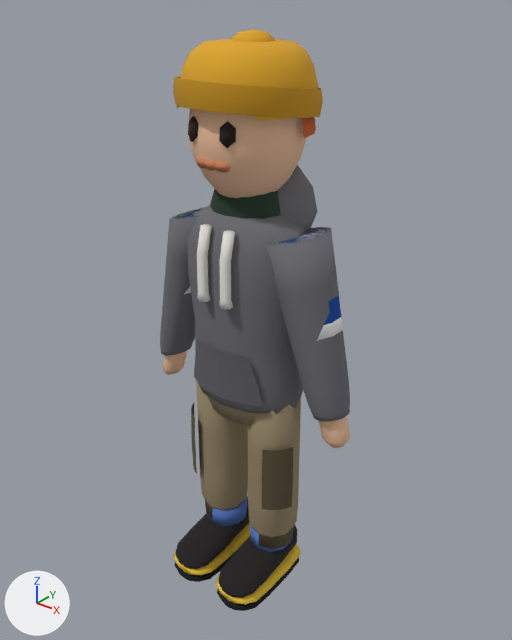
The glTF model public/game/pogicity/Characters/avatar-builder/base.glb, before and after one commit.
Both versions are drawn from a camera (50 mm lens) standing at (0.646, -0.786, 0.984) and looking at (0.004, 0.017, 0.486). Arrows for +X, +Y and +Z are at lower left; the lights stay in place. The picture after the commit comes second.

The scene before the commit, as lines of its bpy script (objects in view):
```python
me_beanie = bpy.data.meshes.new('beanie')
me_beanie.from_pydata(...)  # 160 vertices, 264 faces; spans x -0.103..0.103, y -0.1..0.112, z 0.803..0.919
# faces by material slot: [200, 64]
me_beanie.materials.append(mat_beanie)  # orange #dca528
me_beanie.materials.append(mat_beanie_cuff)  # orange #c8941f
me_body = bpy.data.meshes.new('body')
me_body.from_pydata(...)  # 406 vertices, 792 faces; spans x -0.198..0.198, y -0.084..0.092, z 0.328..0.884
me_body.materials.append(mat_skin)  # beige #f0c3a0
me_sweater = bpy.data.meshes.new('sweater')
me_sweater.from_pydata(...)  # 252 vertices, 492 faces; spans x -0.19..0.19, y -0.066..0.066, z 0.376..0.714
# faces by material slot: [296, 196]
me_sweater.materials.append(mat_sweater)  # dark green #3c5a46
me_sweater.materials.append(mat_sweater_rib)  # dark green #253a2c
ob_beanie = bpy.data.objects.new('beanie', me_beanie)
ob_beanie.location = (0.0, 0.0, 0.0)
ob_body = bpy.data.objects.new('body', me_body)
ob_body.location = (0.0, 0.0, 0.0)
ob_sweater = bpy.data.objects.new('sweater', me_sweater)
ob_sweater.location = (0.0, 0.0, 0.0)
# also in view: 'cargo' at (0.0, 0.0, 0.248); 'shoes' at (0.0, -0.035, 0.045); 'face' at (0.0, -0.075, 0.78); 'hoodie' at (0.0, 0.012, 0.548); 'clubShirt' at (0.0, 0.0, 0.549)
```
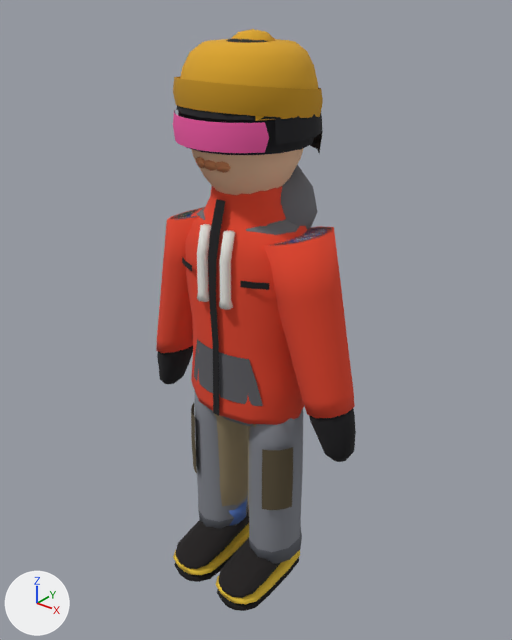
The change, as a diff of the scene's bpy script:
```diff
--- a/public/game/pogicity/Characters/avatar-builder/base.glb.py
+++ b/public/game/pogicity/Characters/avatar-builder/base.glb.py
@@ mat_helmet @@
+mat_helmet = principled_material('helmet')
+mat_helmet.base_color = (0.0137, 0.0137, 0.0168)  # black #1f1f23
+mat_helmet.roughness = 1.0
@@ mat_goggle_lens @@
+mat_goggle_lens = principled_material('goggle-lens')
+mat_goggle_lens.base_color = (0.888, 0.102, 0.381)  # pink #f25aa6
+mat_goggle_lens.roughness = 1.0
@@ mat_ski_pants @@
+mat_ski_pants = principled_material('ski-pants')
+mat_ski_pants.base_color = (0.216, 0.227, 0.258)  # grey #80838b
+mat_ski_pants.roughness = 1.0
@@ mat_ski_pants_dark @@
+mat_ski_pants_dark = principled_material('ski-pants-dark')
+mat_ski_pants_dark.base_color = (0.114, 0.122, 0.144)  # dark grey #5f626a
+mat_ski_pants_dark.roughness = 1.0
@@ mat_ski_shell @@
+mat_ski_shell = principled_material('ski-shell')
+mat_ski_shell.base_color = (0.784, 0.0595, 0.0242)  # red #e5452b
+mat_ski_shell.roughness = 1.0
@@ mat_ski_black @@
+mat_ski_black = principled_material('ski-black')
+mat_ski_black.base_color = (0.011, 0.0103, 0.0123)  # black #1b1a1d
+mat_ski_black.roughness = 1.0
@@ me_helmet @@
+me_helmet.from_pydata(...)  # 170 vertices, 262 faces; spans x -0.1..0.1, y -0.105..0.114, z 0.755..0.911
+# faces by material slot: [230, 32]
+me_helmet.materials.append(mat_helmet)  # black #1f1f23
+me_helmet.materials.append(mat_goggle_lens)  # pink #f25aa6
@@ me_skipants @@
+me_skipants.from_pydata(...)  # 156 vertices, 300 faces; spans x -0.104..0.104, y -0.064..0.064, z 0.058..0.43
+# faces by material slot: [244, 56]
+me_skipants.materials.append(mat_ski_pants)  # grey #80838b
+me_skipants.materials.append(mat_ski_pants_dark)  # dark grey #5f626a
@@ me_skishell @@
+me_skishell.from_pydata(...)  # 344 vertices, 628 faces; spans x -0.205..0.205, y -0.081..0.076, z 0.304..0.728
+# faces by material slot: [418, 210]
+me_skishell.materials.append(mat_ski_shell)  # red #e5452b
+me_skishell.materials.append(mat_ski_black)  # black #1b1a1d
@@ ob_helmet @@
+ob_helmet = bpy.data.objects.new('helmet', me_helmet)
+ob_helmet.location = (0.0, 0.0, 0.0)
@@ ob_skipants @@
+ob_skipants = bpy.data.objects.new('skiPants', me_skipants)
+ob_skipants.location = (0.0, 0.0, 0.0)
@@ ob_skishell @@
+ob_skishell = bpy.data.objects.new('skiShell', me_skishell)
+ob_skishell.location = (0.0, 0.0, 0.0)
```

Where the change shows, as pixel boxes (x1, y1, x2, y2) in the pictures (512 x 640 px):
'skiShell', added: after (156, 186, 356, 462)
    faces in mat_ski_shell (red #e5452b): (156, 186, 355, 425)
    faces in mat_ski_black (black #1b1a1d): (157, 199, 356, 462)
'skiPants', added: after (194, 390, 303, 564)
    faces in mat_ski_pants (grey #80838b): (194, 390, 303, 552)
    faces in mat_ski_pants_dark (dark grey #5f626a): (198, 502, 302, 564)
'helmet', added: after (173, 39, 323, 155)
    faces in mat_helmet (black #1f1f23): (176, 39, 323, 155)
    faces in mat_goggle_lens (pink #f25aa6): (173, 110, 269, 153)
'hoodie', unchanged, covered by the edit: before (160, 165, 350, 421); after (170, 165, 332, 406)
'cargo', unchanged, covered by the edit: before (191, 380, 301, 549); after (191, 403, 293, 510)
'body', unchanged, covered by the edit: before (163, 109, 350, 448); after (191, 148, 304, 195)
'sweater', unchanged, covered by the edit: before (176, 189, 322, 244); after (177, 210, 314, 244)
